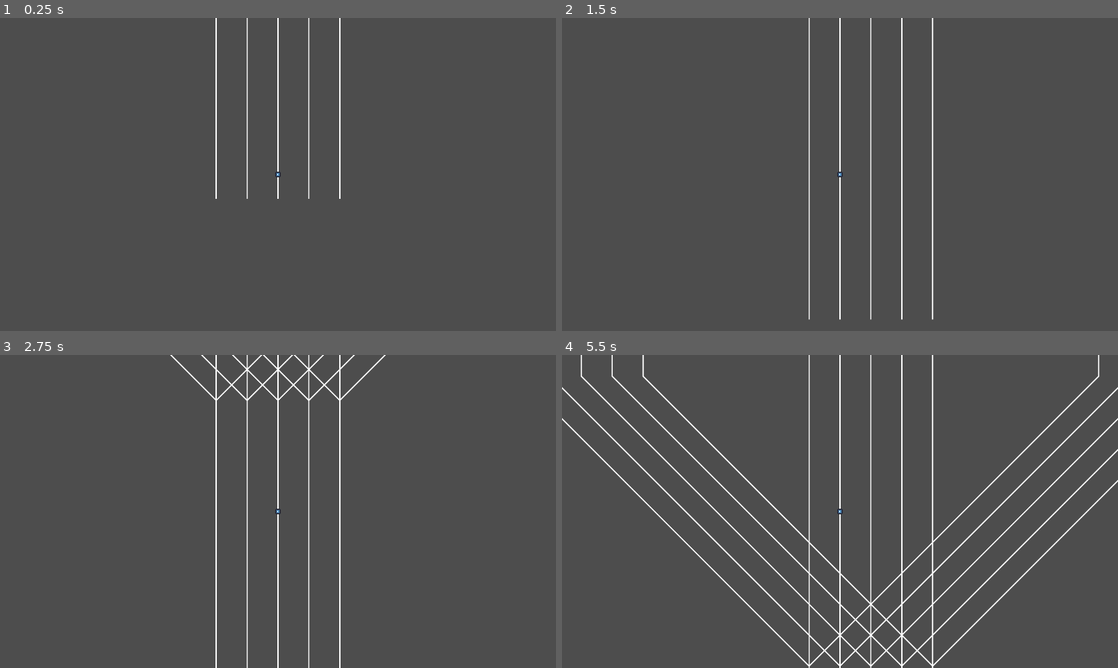
Above: before the commit, frames 1-4 (two rows, left to right).
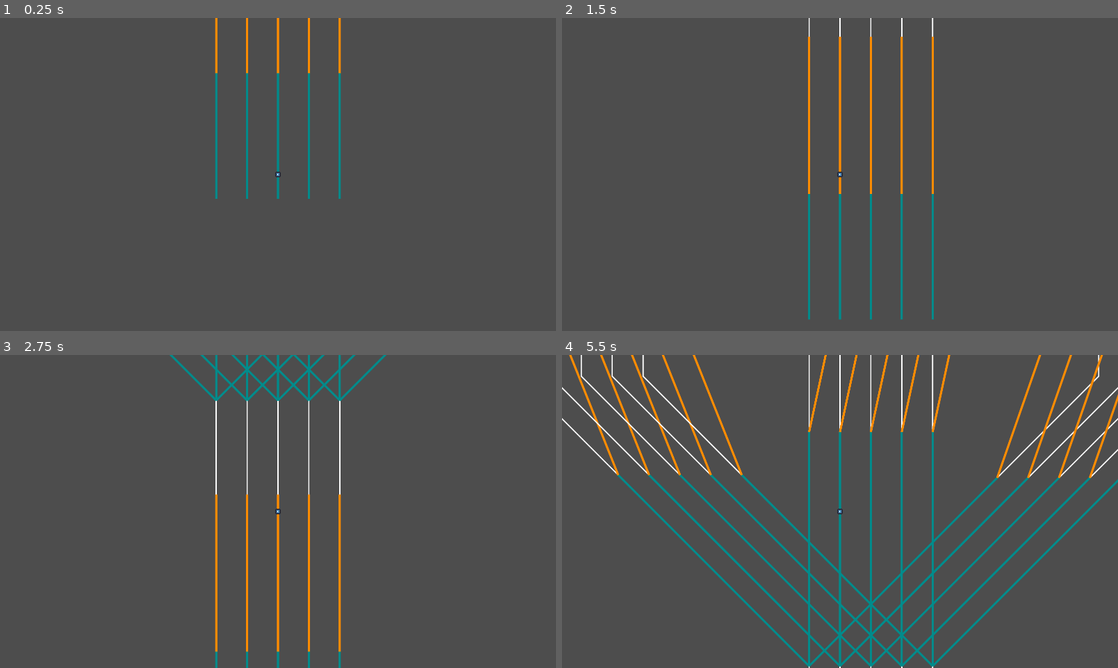
Above: after the commit, the same moments.

Repository: elpozewaunig/LanLinerReconciliation
Game: Godot game, scene res://scenes/main.tscn
Two runs of this game, one before a commit and one after it. Both use one fixed random seed, a clock stepped at 60 frames per second and the inputs below. The engine's default icon, where the game draws it, is replaced by a stand-in: a white triangle on a blue panel in a dark square.
Inputs:
- Up to frame 1 (0.25 s): no input
- Up to frame 2 (1.5 s): tap Enter at 0.5 s; hold Right (ui_right) 0.53-1.28 s; tap Space at 1.25 s; hold Left (ui_left) from 1.28 s (still down)
- Up to frame 3 (2.75 s): tap Enter at 2 s; release Left (ui_left) at 2.03 s; hold Right (ui_right) from 2.03 s (still down)
- Up to frame 4 (5.5 s): release Right (ui_right) at 3.53 s; hold Left (ui_left) from 3.53 s (still down)

The runs differ from the first frame. In frame 1, 1.2% of the frame differs, in the area x 38-62%, y 0-58%; in frame 2, 1.9%; in frame 3, 2.3%; in frame 4, 7.3%, in the area x 1-100%, y 0-100%.

Commit message:
dieter(n^4) linecoloring

Diff:
--- a/scenes/PathBuilder.gd
+++ b/scenes/PathBuilder.gd
@@ -106,7 +106,17 @@
 	if name=="nofade":
 		name = "SChild"
 	path.name = name
+
+	path.tubele = genTubele(path)
 	return path
+
+func genTubele(path: Path2D):
+	var tubele = []
+
+	tubele.append([0,path.curve.get_baked_length()/3,"slow"])
+	tubele.append([path.curve.get_baked_length()/3,path.curve.get_baked_length()*0.75,"speed"])
+	return tubele
+
 
 
 func getInstance() -> Path2D:
--- a/scenes/visible_path.tscn
+++ b/scenes/visible_path.tscn
@@ -1,9 +1,9 @@
 [gd_scene load_steps=3 format=3 uid="uid://dh3wjho3ke4am"]
 
-[ext_resource type="Script" path="res://scripts/PathVisualizer.gd" id="1_d5dm8"]
+[ext_resource type="Script" path="res://scripts/Path.gd" id="1_gsf7u"]
 
 [sub_resource type="CanvasItemMaterial" id="CanvasItemMaterial_c68wh"]
 
 [node name="VisiblePath" type="Path2D"]
 material = SubResource("CanvasItemMaterial_c68wh")
-script = ExtResource("1_d5dm8")
+script = ExtResource("1_gsf7u")
--- /dev/null
+++ b/scripts/Path.gd
@@ -0,0 +1,45 @@
+extends Path2D
+
+
+@export var tubele = []
+
+
+# Called when the node enters the scene tree for the first time.
+func _ready():
+	pass # Replace with function body.
+
+
+# Called every frame. 'delta' is the elapsed time since the previous frame.
+func _process(delta):
+	pass
+
+func _draw():
+
+	draw_polyline(curve.get_baked_points(), Color.WHITE, 5, true)
+
+	if(!tubele.is_empty()):
+		for el in tubele:
+			var newc = Curve2D.new()
+			var l1 = float(el[0])
+			var l2 = float(el[1])
+			var col = Color.DEEP_PINK
+			if(str(el[2])=="speed"):
+				col = Color.DARK_ORANGE
+			elif(str(el[2])=="slow"):
+				col = Color.DARK_CYAN
+
+			newc.add_point(curve.sample_baked(l1))
+			for pointInbetween in getPointsInBetween(l1,l2, curve):
+				pass#newc.add_point(pointInbetween)
+			newc.add_point(curve.sample_baked(l2))
+			draw_polyline(newc.get_baked_points(),col,10,true)
+
+
+func getPointsInBetween(l1, l2, c):
+	var arr = []
+	var dist = 0.0
+	for i in range(1,len(curve.get_baked_points())):
+		dist+=curve.get_baked_points()[i-1].distance_to(curve.get_baked_points()[i])
+		if(dist>l1 and dist<l2):
+			arr.append(curve.get_baked_points()[i])
+	return arr
--- a/scripts/PathVisualizer.gd
+++ /dev/null
@@ -1,13 +0,0 @@
-extends Path2D
-
-# Called when the node enters the scene tree for the first time.
-func _ready():
-	pass # Replace with function body.
-
-
-# Called every frame. 'delta' is the elapsed time since the previous frame.
-func _process(delta):
-	pass
-
-func _draw():
-	draw_polyline(curve.get_baked_points(), Color.WHITE, 5, true)
